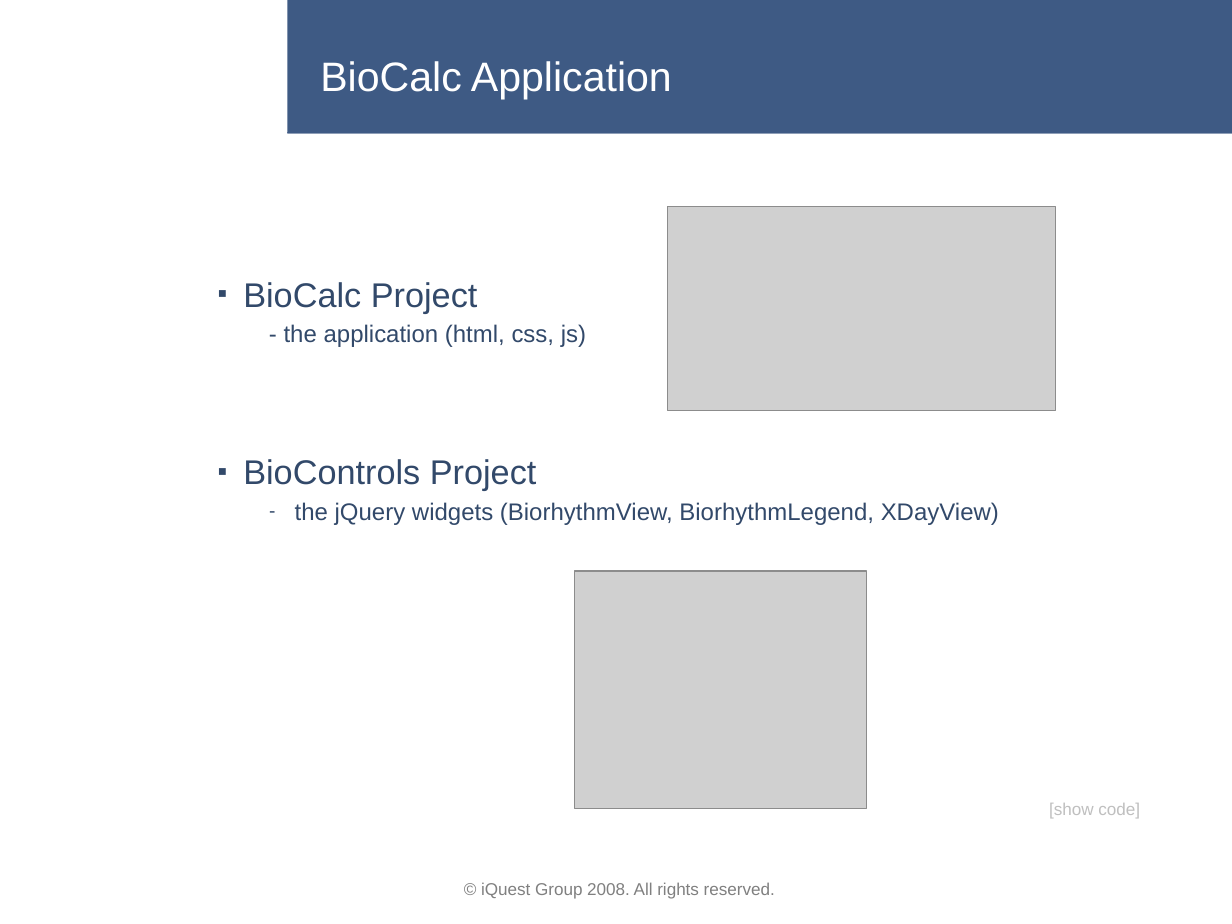
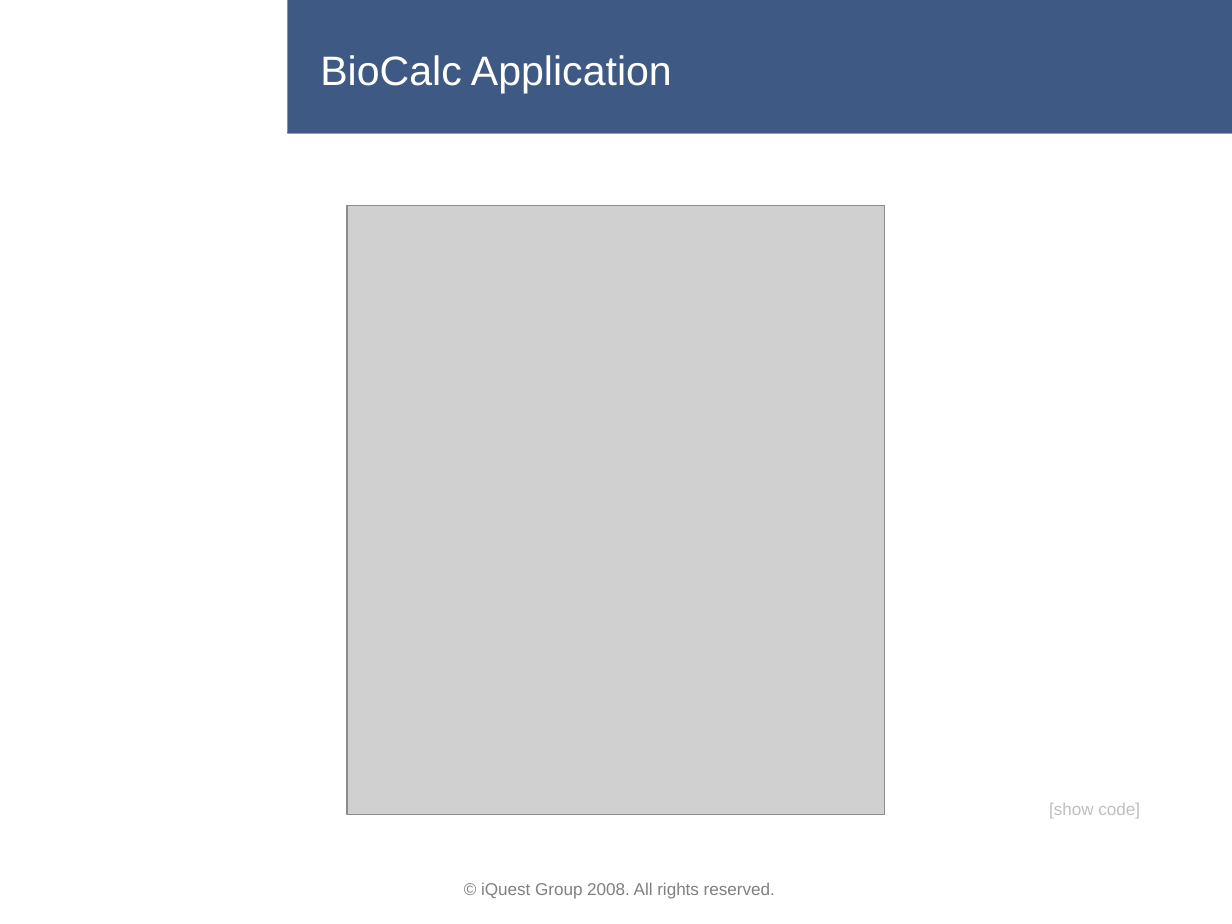
Before and after one commit to lastunicorn/BioCalcJs, a slide deck: slide 5 of doc/BioCalc Presentation.pptx. Drawn at 1232x924 pixels with LibreOffice and Linux fonts; fonts in the diff are those of the drawing; grey boxes stand for pictures; background and template pictures are left out. Boxes give left, top, right and bottom in pixels: in the first picture for what was removed or moved away, otherwise in the second. Text is boxed around its words. In the diff, an @@ line names an element or a change of style, - is before the commit and + after.

Commit message:
i updated the presentation.

```diff
--- a/doc/BioCalc Presentation.pptx
+++ b/doc/BioCalc Presentation.pptx
@@ title "BioCalc Application": place and size @@
-title "BioCalc Application" at [320,61,672,99]
+title "BioCalc Application" at [320,55,672,93]
@@ picture added at [347,206,885,816] @@
@@ picture removed at [668,207,1056,411] @@
@@ text removed at [243,282,999,525] @@
-▪ BioCalc Project
-  - the application (html, css, js)
-▪ BioControls Project
-  – the jQuery widgets (BiorhythmView, BiorhythmLegend, XDayView)
@@ picture removed at [575,572,866,809] @@
```
Also in this commit, not shown: 15 other slides changed, 9 slides added, 2 other files.
